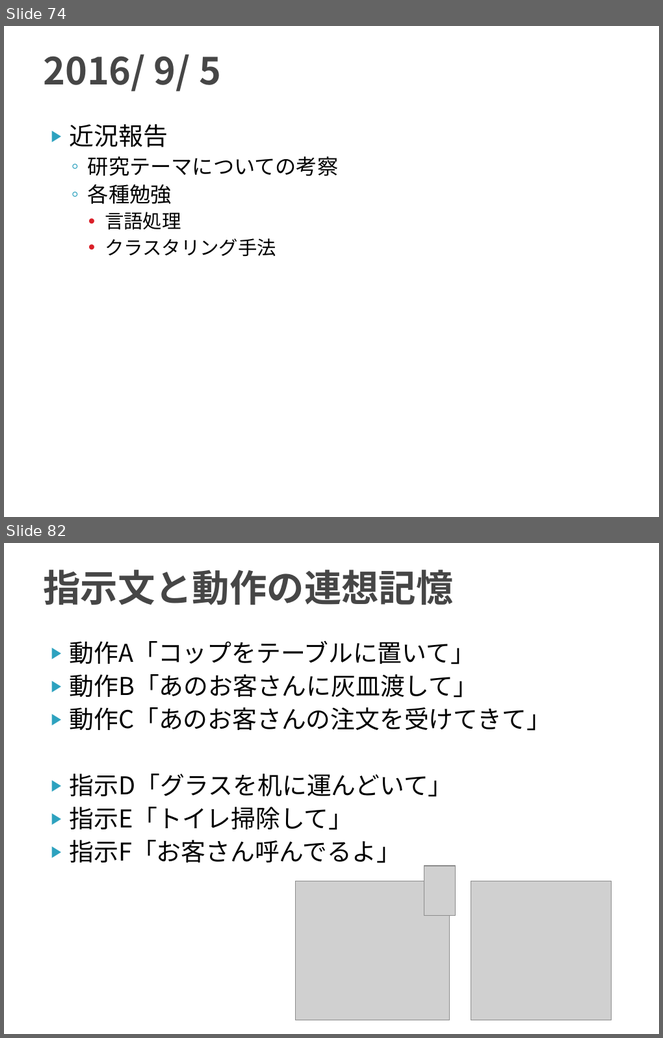
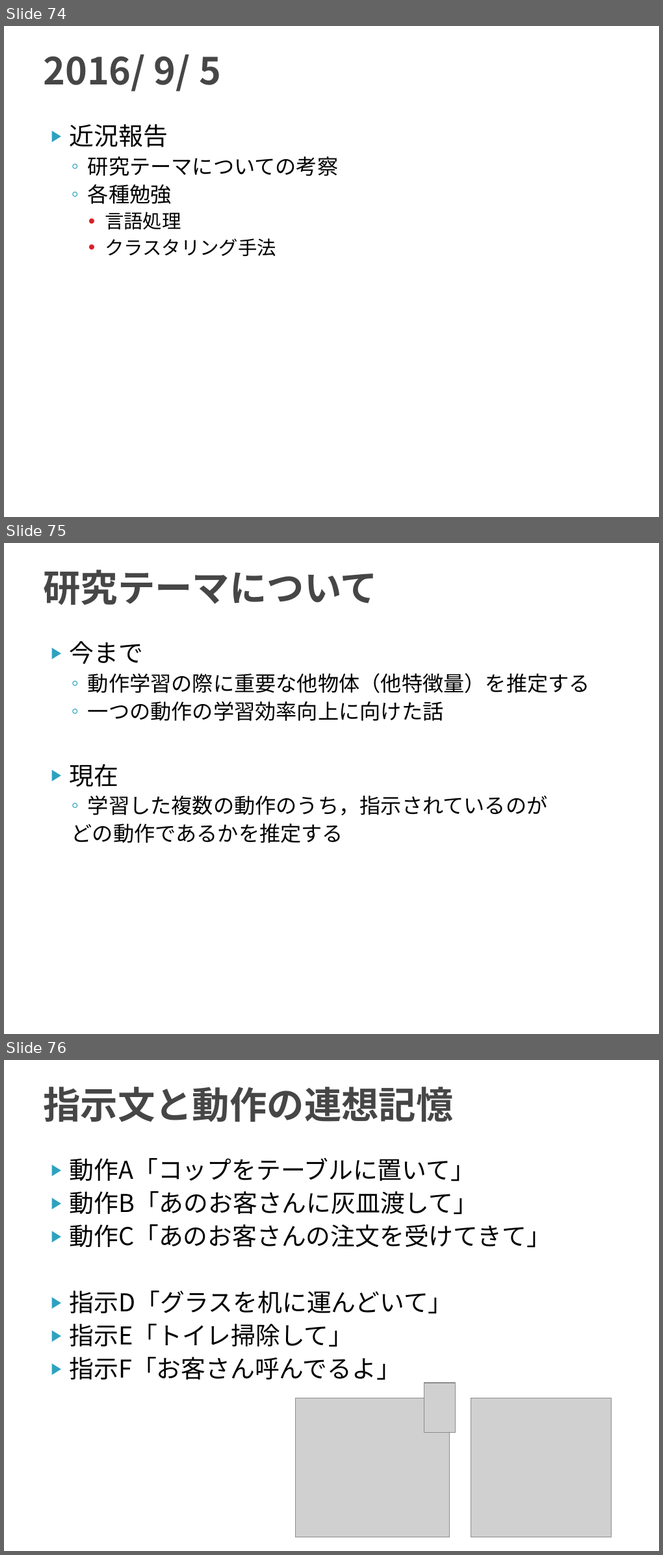
Before and after one commit to TetsuyaKomota/GitforEclipseTest, a slide deck: IntentionLearning_v2/slide/discussion2016.pptx. Shown one above the other, each under a label of ours: slides 74 and 82 before the commit, slides 74, 75 and 76 after it; the slides between them are not shown. The pictures are 663x1038 and 663x1555 pixels, drawn with LibreOffice and Linux fonts; fonts in the diff are those of the drawing; grey boxes stand for pictures. Boxes give left, top, right and bottom in pixels: in the first picture for what was removed or moved away, otherwise in the second. Text is boxed around its words. In the diff, an @@ line names an element or a change of style, - is before the commit and + after.

```diff
--- a/IntentionLearning_v2/slide/discussion2016.pptx
+++ b/IntentionLearning_v2/slide/discussion2016.pptx
@@ slide 75 added at (4,543,659,1034), background #FFFFFF @@
@@ title added at (43,570,378,605), 41 pt, text #464646, bold @@
+研究テーマについて
@@ text added at (70,641,590,843), 23 pt, text #000000 @@
+▶ 今まで
+  ◦ 動作学習の際に重要な他物体（他特徴量）を推定する
+  ◦ 一つの動作の学習効率向上に向けた話
+▶ 現在
+  ◦ 学習した複数の動作のうち，指示されているのが
+  どの動作であるかを推定する
@@ what was slide 82 is now slide 76 @@
```
Also in this commit, not shown: 4 slides changed, 7 other slides added.
